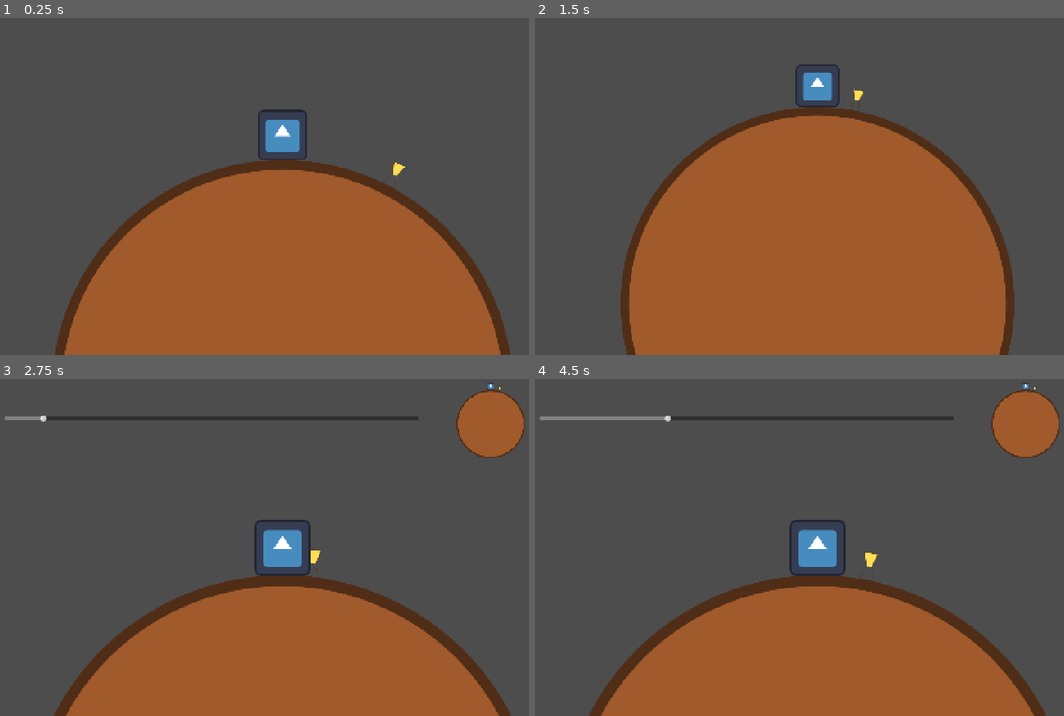
Above: before the commit, frames 1-4 (two rows, left to right).
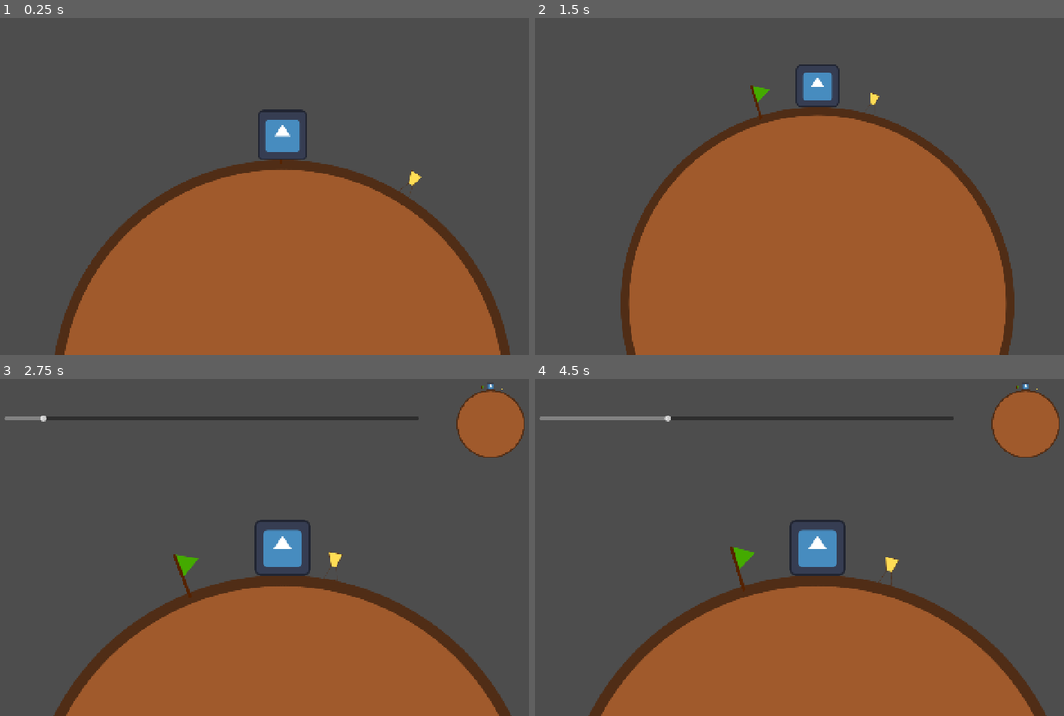
Above: after the commit, the same moments.

Repository: RajwolChapagain/GMTK-2025
Game: Godot game, scene res://scenes/main.tscn
Same seed, same stepped clock (60 frames per second), same inputs: the game is played once before the commit and once after it. The engine's default icon, where the game draws it, is replaced by a stand-in: a white triangle on a blue panel in a dark square.
Inputs:
- Up to frame 1 (0.25 s): no input
- Up to frame 2 (1.5 s): hold Right (move_right) 0.53-1.28 s; hold Space (interact) 0.53-1.28 s; hold Left (move_left) from 1.28 s (still down); tap Space (interact) at 1.35 s
- Up to frame 3 (2.75 s): release Left (move_left) at 2.03 s; hold Right (move_right) from 2.03 s (still down); hold Space (interact) from 2.03 s (still down)
- Up to frame 4 (4.5 s): release Space (interact) at 2.78 s; tap Space (interact) at 2.85, 4.35 s; release Right (move_right) at 3.53 s; hold Space (interact) 3.53-4.28 s; hold Left (move_left) from 3.53 s (still down)

The runs differ from the first frame. In frame 1, 0.1% of the frame differs, in the area x 72-80%, y 42-54%; in frame 2, 0.2%; in frame 3, 0.4%; in frame 4, 0.4%, in the area x 36-96%, y 2-62%.

Commit message:
Add sector state

Diff:
--- a/scenes/world.tscn
+++ b/scenes/world.tscn
@@ -1,16 +1,22 @@
-[gd_scene load_steps=4 format=3 uid="uid://dfumf0si3mdws"]
+[gd_scene load_steps=5 format=3 uid="uid://dfumf0si3mdws"]
 
 [ext_resource type="Script" uid="uid://rcfv52f12dge" path="res://scripts/world.gd" id="1_4wyf3"]
 [ext_resource type="Texture2D" uid="uid://dobpbi1dn3v8s" path="res://assets/ground.png" id="1_nnsk1"]
 [ext_resource type="PackedScene" uid="uid://cmccydrsy5got" path="res://scenes/hourglass.tscn" id="2_rwgxs"]
+[ext_resource type="Texture2D" uid="uid://25vt5tbvjb1j" path="res://assets/flag.png" id="3_k0juu"]
 
 [node name="World" type="Node2D"]
-rotation = 0.47822
+rotation = 0.555015
 script = ExtResource("1_4wyf3")
 
 [node name="Ground" type="Sprite2D" parent="."]
 texture = ExtResource("1_nnsk1")
 
+[node name="Sprite2D" type="Sprite2D" parent="Ground"]
+position = Vector2(-315.952, -545.045)
+rotation = -0.555015
+texture = ExtResource("3_k0juu")
+
 [node name="Hourglass" parent="." groups=["stateful"] instance=ExtResource("2_rwgxs")]
 position = Vector2(1.52588e-05, -619)
 scale = Vector2(1, 1)
--- a/scripts/main.gd
+++ b/scripts/main.gd
@@ -1,6 +1,6 @@
 extends Node
 
-var initial_state
+var initial_state: Dictionary
 
 func _ready() -> void:
 	%CameraAnimationPlayer.animation_started.connect(on_camera_animation_started)
@@ -44,6 +44,8 @@
 	if anim == "take_snapshot":
 		%UI.set_snapshot(get_snapshot())
 		%CameraAnimationPlayer.play("return_to_normal")
+		print('World initialized at ')
+		print(initial_state)
 	if anim == "return_to_normal":
 		%DayTimer.start()
 		%UI.visible = true
--- a/scripts/world.gd
+++ b/scripts/world.gd
@@ -14,6 +14,12 @@
 		if child.is_in_group('stateful'):
 			state[child.name] = child.get_state()
 
+	var normalized_angle = int(rotation_degrees) % 360
+	if normalized_angle < 0:
+		normalized_angle = 360 + normalized_angle
+
+	var sector = floori(normalized_angle / 36)
+	state['world'] = {'sector': sector}
 	return state
 
 func set_state(state: Dictionary) -> void:
Binary file added: assets/flag.png
Not shown, added: assets/flag.png.import
